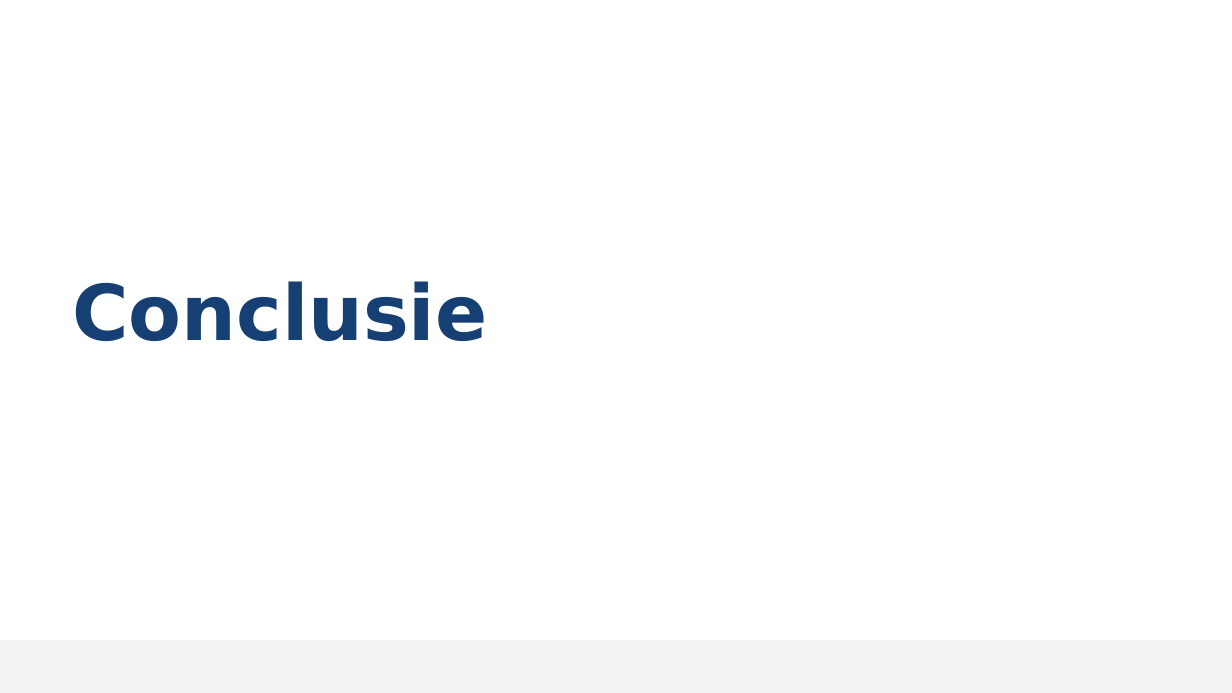
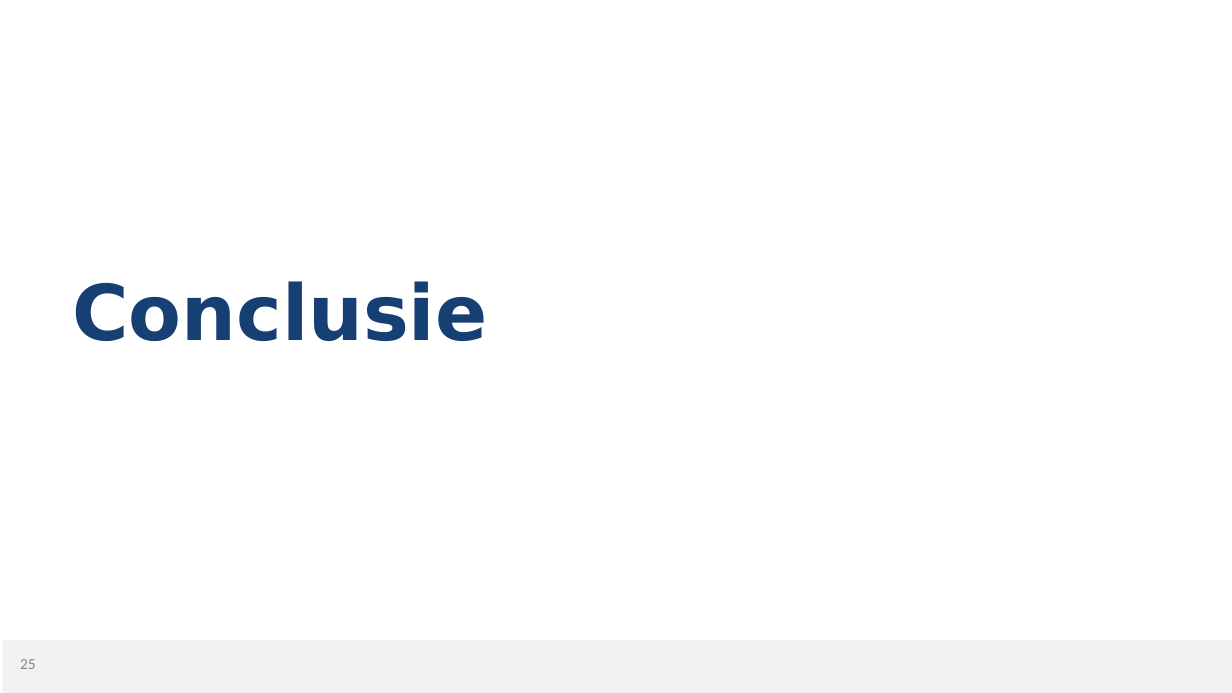
Before and after one commit to MikaG-1952764/masterproef, a slide deck: slide 25 of MP2526_Verdediging.pptx. Drawn at 1232x693 pixels with LibreOffice and Linux fonts; fonts in the diff are those of the drawing; background and template pictures are left out. Boxes give left, top, right and bottom in pixels: in the first picture for what was removed or moved away, otherwise in the second. Text is boxed around its words. In the diff, an @@ line names an element or a change of style, - is before the commit and + after.

```diff
--- a/MP2526_Verdediging.pptx
+++ b/MP2526_Verdediging.pptx
@@ page number added at [20,659,36,669], 12 pt, text #898989 @@
+25
```
Also in this commit, not shown: 35 other slides changed, 1 slide added, 1 slide removed, 1 other file.
